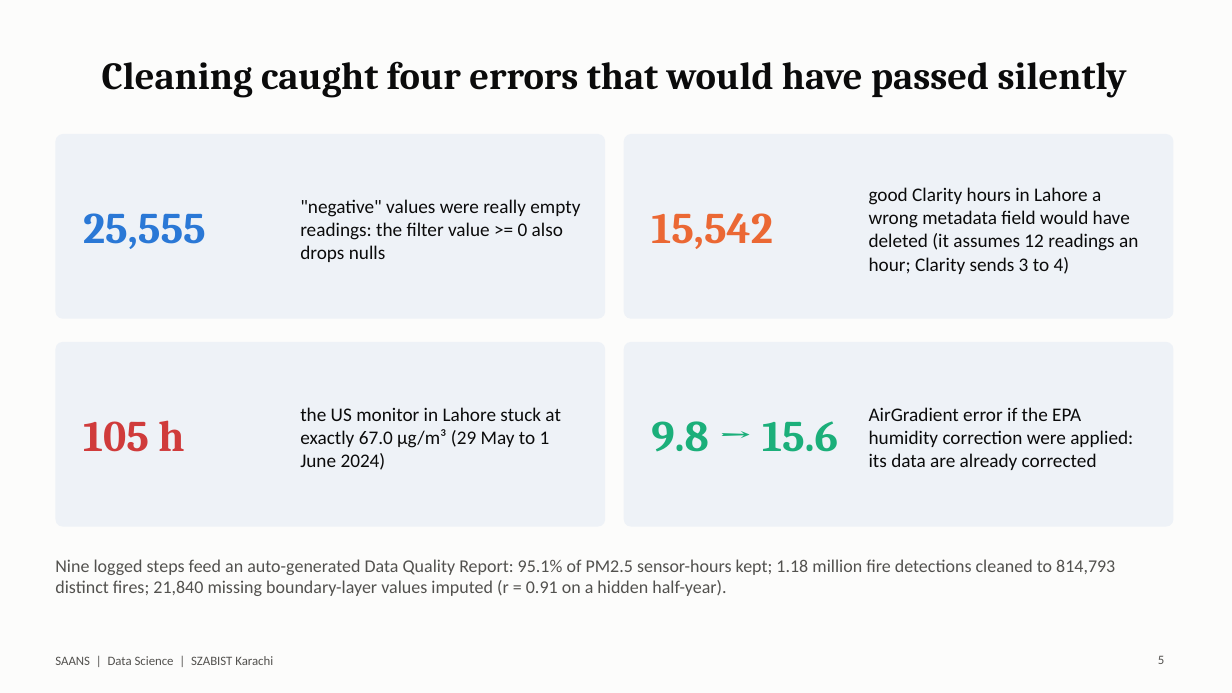
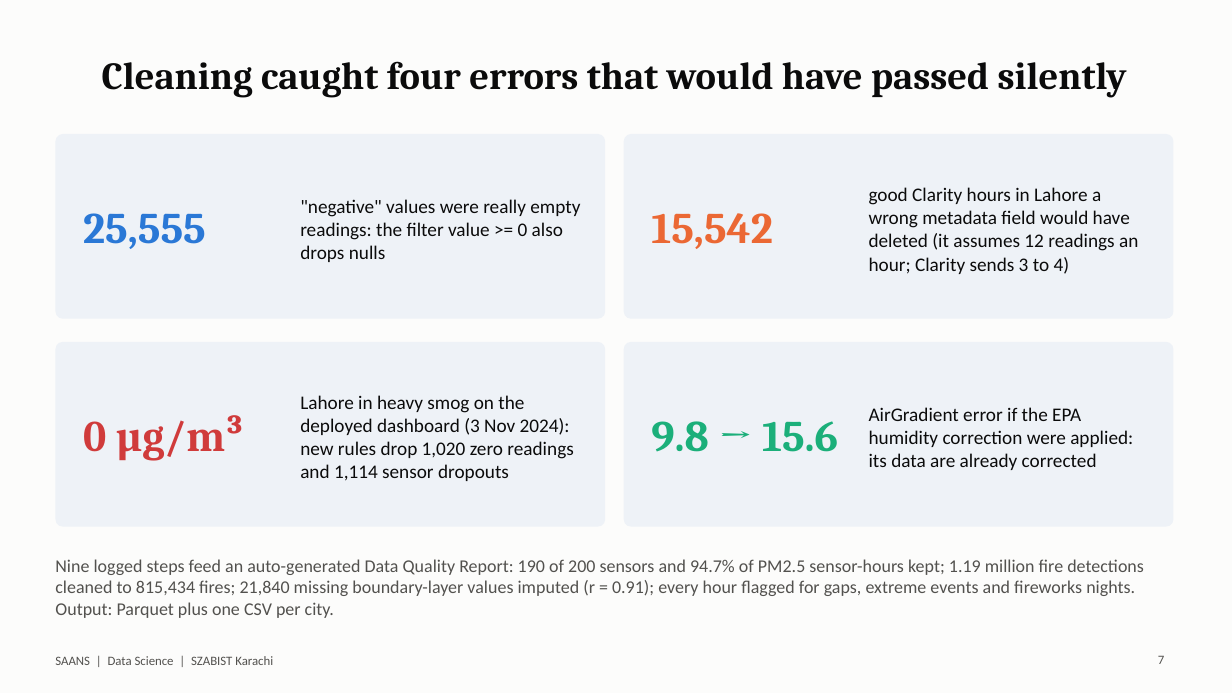
Before and after one commit to FarhanRajputFelix/saans, a slide deck: slide 7 of reports/SAANS_Presentation.pptx (slide 5 before the commit). Drawn at 1232x693 pixels with LibreOffice and Linux fonts; fonts in the diff are those of the drawing. Boxes give left, top, right and bottom in pixels: in the first picture for what was removed or moved away, otherwise in the second. Text is boxed around its words. In the diff, an @@ line names an element or a change of style, - is before the commit and + after.

```diff
--- a/reports/SAANS_Presentation.pptx
+++ b/reports/SAANS_Presentation.pptx
@@ text at [83,415,244,461]: text changed @@
-105 h
+0 µg/m³
@@ text at [300,395,573,481]: text changed @@
-the US monitor in Lahore stuck at exactly 67.0 µg/m³ (29 May to 1 June 2024)
+Lahore in heavy smog on the deployed dashboard (3 Nov 2024): new rules drop 1,020 zero readings and 1,114 sensor dropouts
@@ text at [55,559,1144,618]: text changed @@
-Nine logged steps feed an auto-generated Data Quality Report: 95.1% of PM2.5 sensor-hours kept; 1.18 million fire detections cleaned to 814,793 distinct fires; 21,840 missing boundary-layer values imputed (r = 0.91 on a hidden half-year).
+Nine logged steps feed an auto-generated Data Quality Report: 190 of 200 sensors and 94.7% of PM2.5 sensor-hours kept; 1.19 million fire detections cleaned to 815,434 fires; 21,840 missing boundary-layer values imputed (r = 0.91); every hour flagged for gaps, extreme events and fireworks nights. Output: Parquet plus one CSV per city.
@@ page number at [1158,655,1164,664]: text changed @@
-5
+7
```
Also in this commit, not shown: 10 other slides changed, 4 slides added, 1 slide removed, 4 other files.
